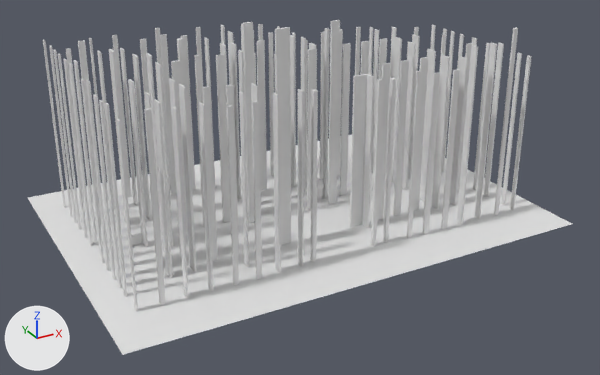
An edit to the Blender file models/pillars.blend, drawn before and after from the same camera.
Both versions are drawn from a camera (50 mm lens) standing at (-72.0, -134.8, 72.0) and looking at (-1.0, -5.8, 7.5). The lights are fixed; the arrows at lower left show +X, +Y and +Z.

The first picture shows '10th Floor DARK', 'Cubes_pillars'.
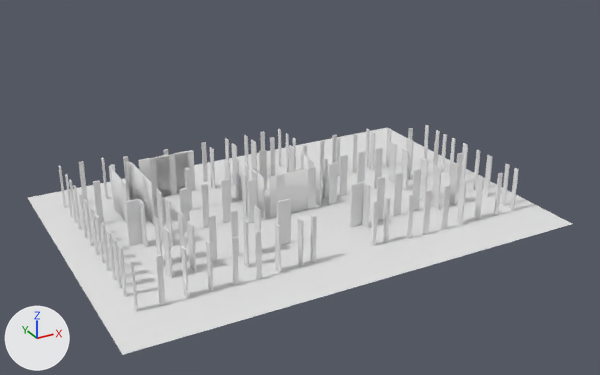
Commit message: pillars raised

The change, as JSON lines over the scene's bpy script:
```json
{"op": "add", "block": "me_cube_001_cube_001_1", "code": ["me_cube_001_cube_001_1 = bpy.data.meshes.new('Cube.001_Cube.001')", "me_cube_001_cube_001_1.from_pydata(...)  # 1164 vertices, 822 faces, 6 loose edges; spans x -40.7..39.2, y 0.0..9.4, z -22.9..23.3", "# faces by material slot: [816, 6]", "me_cube_001_cube_001_1.materials.append(mat_none_001)  # white #e7e7e7", "me_cube_001_cube_001_1.materials.append(mat_material_001)  # white #e7e7e7"]}
{"op": "remove", "block": "ob_cubes_pillars", "code": ["ob_cubes_pillars = bpy.data.objects.new('Cubes_pillars', me_cube_001_cube_001)", "ob_cubes_pillars.location = (0.6, 1.4, 0.0)", "ob_cubes_pillars.rotation_euler = (1.571, 0.0, 0.0)  # degrees (90, 0, 0)", "ob_cubes_pillars.scale = (0.997, 0.997, 0.997)"]}
{"op": "add", "block": "ob_pillars_cubes", "code": ["ob_pillars_cubes = bpy.data.objects.new('pillars_cubes', me_cube_001_cube_001_1)", "ob_pillars_cubes.location = (0.6, 1.4, 0.0)", "ob_pillars_cubes.rotation_euler = (1.571, 0.0, 0.0)  # degrees (90, 0, 0)", "ob_pillars_cubes.scale = (0.997, 0.997, 0.997)"]}
```

Location of each change, (x1, y1, x2, y2) in pixels of the pictures (600 x 375 px):
```json
{"object": "Cubes_pillars", "change": "deleted", "before": [43, 20, 532, 312], "faces in mat_none_001 (white #e7e7e7)": [43, 20, 532, 312], "faces in mat_material_001 (white #e7e7e7)": [494, 28, 518, 215]}
{"object": "pillars_cubes", "change": "added", "after": [59, 125, 519, 312], "faces in mat_none_001 (white #e7e7e7)": [59, 125, 519, 312], "faces in mat_material_001 (white #e7e7e7)": [494, 172, 503, 215]}
```
